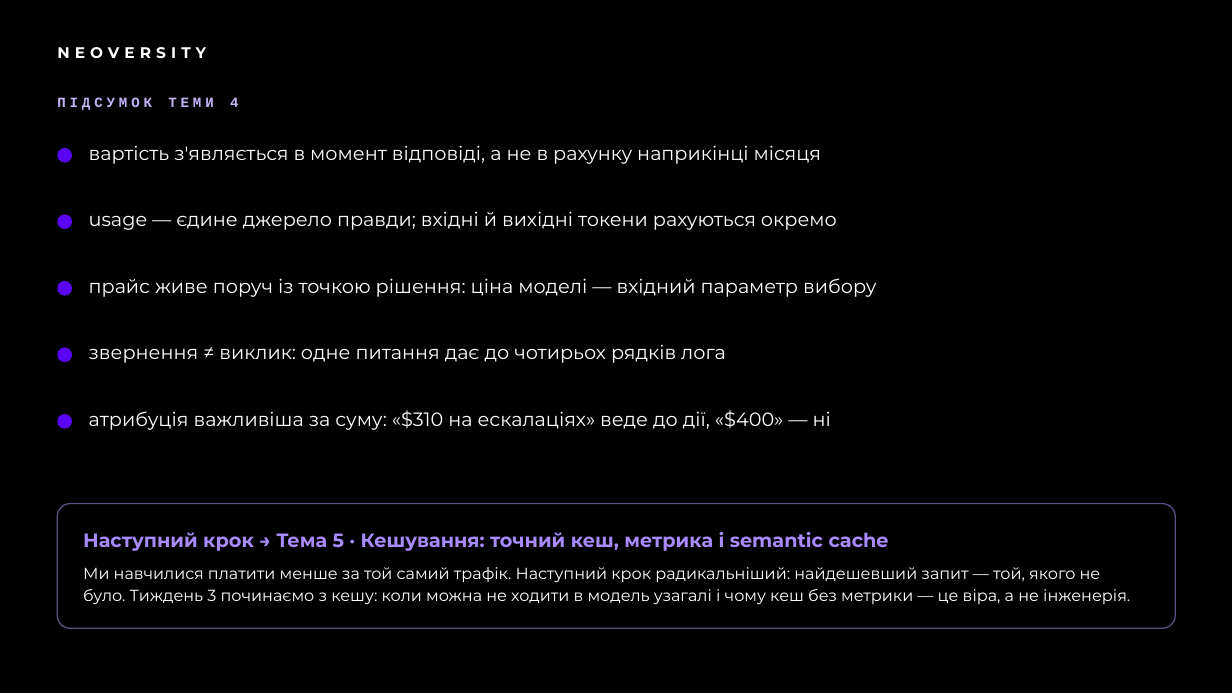
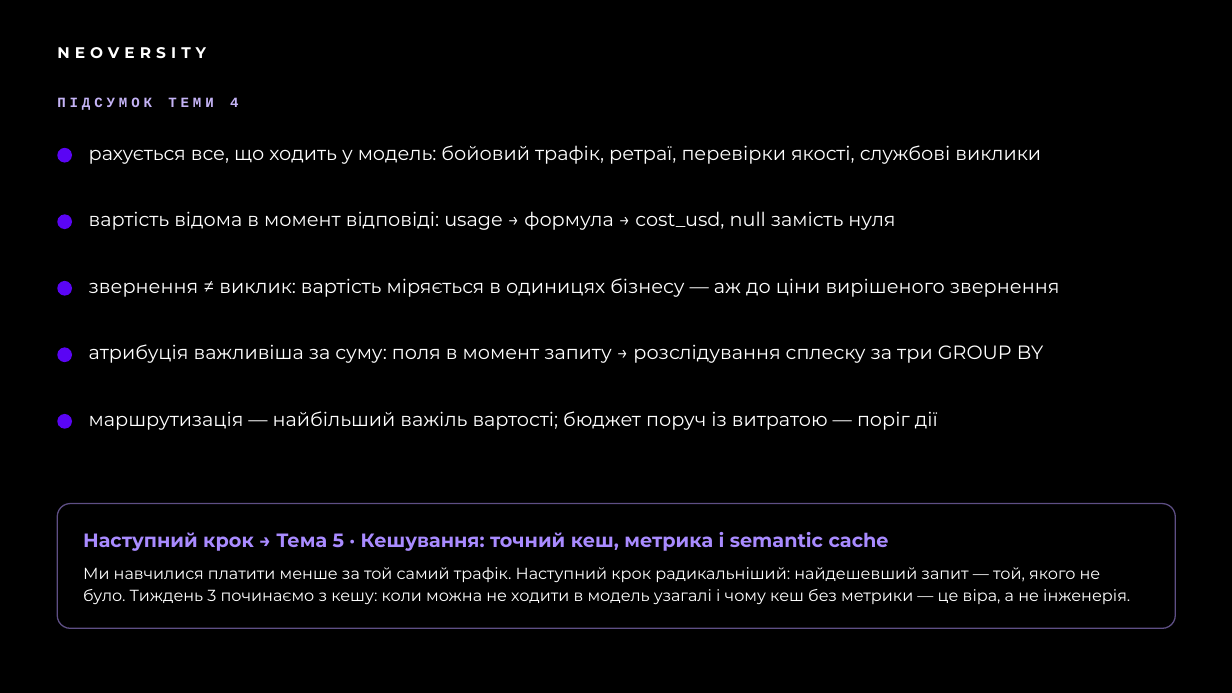
Before and after one commit to TarasFedorenkoFTV/llmops-bootcamp, a slide deck: slide 26 of docs/decks/L04.pptx. Drawn at 1232x693 pixels with LibreOffice and Linux fonts; fonts in the diff are those of the drawing; background and template pictures are left out. Boxes give left, top, right and bottom in pixels: in the first picture for what was removed or moved away, otherwise in the second. Text is boxed around its words. In the diff, an @@ line names an element or a change of style, - is before the commit and + after.

```diff
--- a/docs/decks/L04.pptx
+++ b/docs/decks/L04.pptx
@@ text at <box>89,145,1041,164</box>: text changed @@
-вартість з'являється в момент відповіді, а не в рахунку наприкінці місяця
+рахується все, що ходить у модель: бойовий трафік, ретраї, перевірки якості, службові виклики
@@ text at <box>89,211,895,230</box>: text changed @@
-usage — єдине джерело правди; вхідні й вихідні токени рахуються окремо
+вартість відома в момент відповіді: usage → формула → cost_usd, null замість нуля
@@ text at <box>89,278,1060,297</box>: text changed @@
-прайс живе поруч із точкою рішення: ціна моделі — вхідний параметр вибору
+звернення ≠ виклик: вартість міряється в одиницях бізнесу — аж до ціни вирішеного звернення
@@ text at <box>89,344,1043,363</box>: text changed @@
-звернення ≠ виклик: одне питання дає до чотирьох рядків лога
+атрибуція важливіша за суму: поля в момент запиту → розслідування сплеску за три GROUP BY
@@ text at <box>89,411,938,430</box>: text changed @@
-атрибуція важливіша за суму: «$310 на ескалаціях» веде до дії, «$400» — ні
+маршрутизація — найбільший важіль вартості; бюджет поруч із витратою — поріг дії
```
Also in this commit, not shown: 4 other slides changed, 46 other files.
